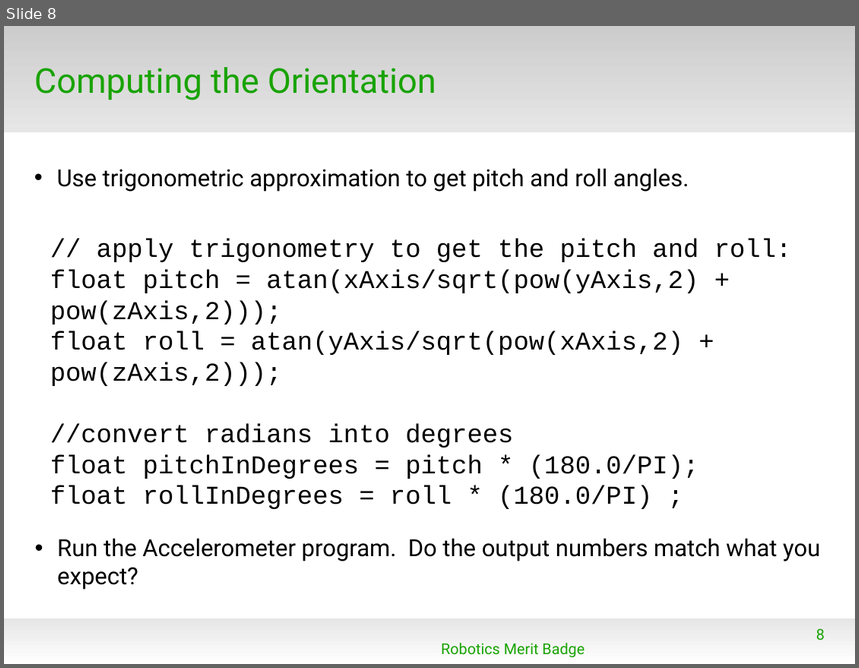
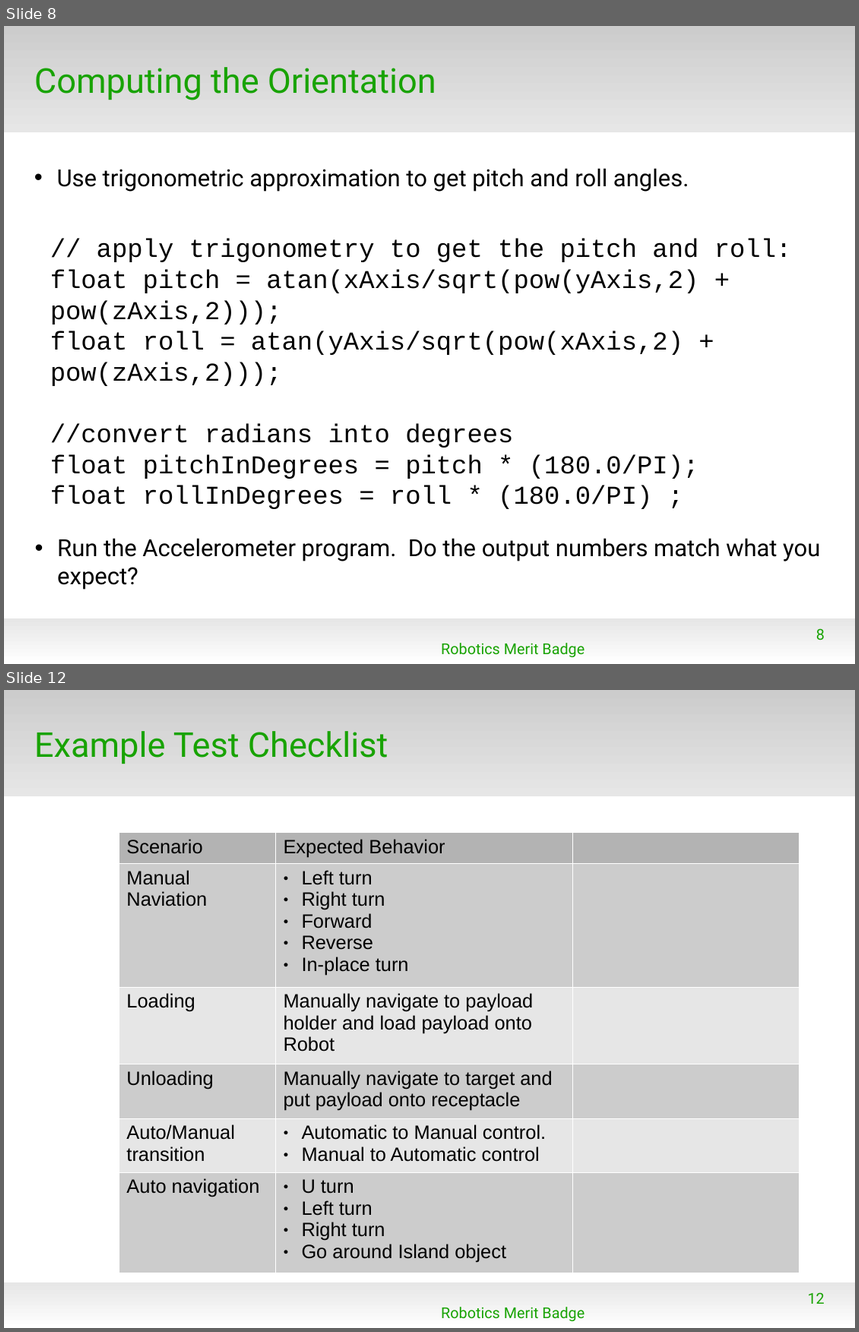
Before and after one commit to spiderman-2099/RoboticsMB, a slide deck: doc/RMB_Session4.odp. Shown one above the other, each under a label of ours: slide 8 before the commit, slides 8 and 12 after it; the slides between them are not shown. The pictures are 859x668 and 859x1332 pixels, drawn with LibreOffice and Linux fonts; fonts in the diff are those of the drawing; background and template pictures are left out. Boxes give left, top, right and bottom in pixels: in the first picture for what was removed or moved away, otherwise in the second. Text is boxed around its words. In the diff, an @@ line names an element or a change of style, - is before the commit and + after.

Commit message:
Update with test checklist

```diff
--- a/doc/RMB_Session4.odp
+++ b/doc/RMB_Session4.odp
@@ slide 12 added at [4, 690, 855, 1328], background #FFFFFF; not listed: 2 template elements that a slide beside it also shows @@
@@ title added at [34, 731, 389, 764], 32 pt, text #18A303 @@
+Example Test Checklist
@@ table added at [119, 833, 800, 1265], 6 rows, 3 columns @@
+Scenario | Expected Behavior | 
+Manual Naviation | Left turn / Right turn / Forward / Reverse / In-place turn | 
+Loading | Manually navigate to payload holder and load payload onto Robot | 
+Unloading | Manually navigate to target and put payload onto receptacle | 
+Auto/Manual transition | Automatic to Manual control. / Manual to Automatic control | 
+Auto navigation | U turn / Left turn / Right turn / Go around Island object | 
@@ page number added at [808, 1293, 825, 1304], 14 pt, text #18A303 @@
+12
@@ text added at [441, 1307, 585, 1322], 14 pt, text #18A303 @@
+Robotics Merit Badge
```
Also in this commit, not shown: 2 slides changed, 1 other slide added, 2 slides removed.
